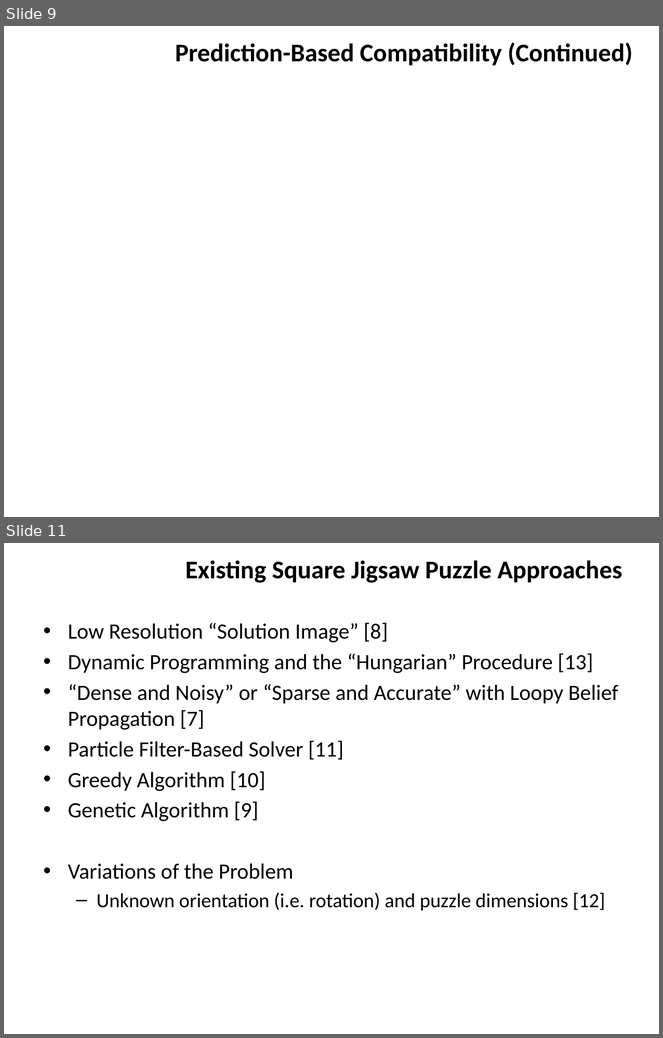
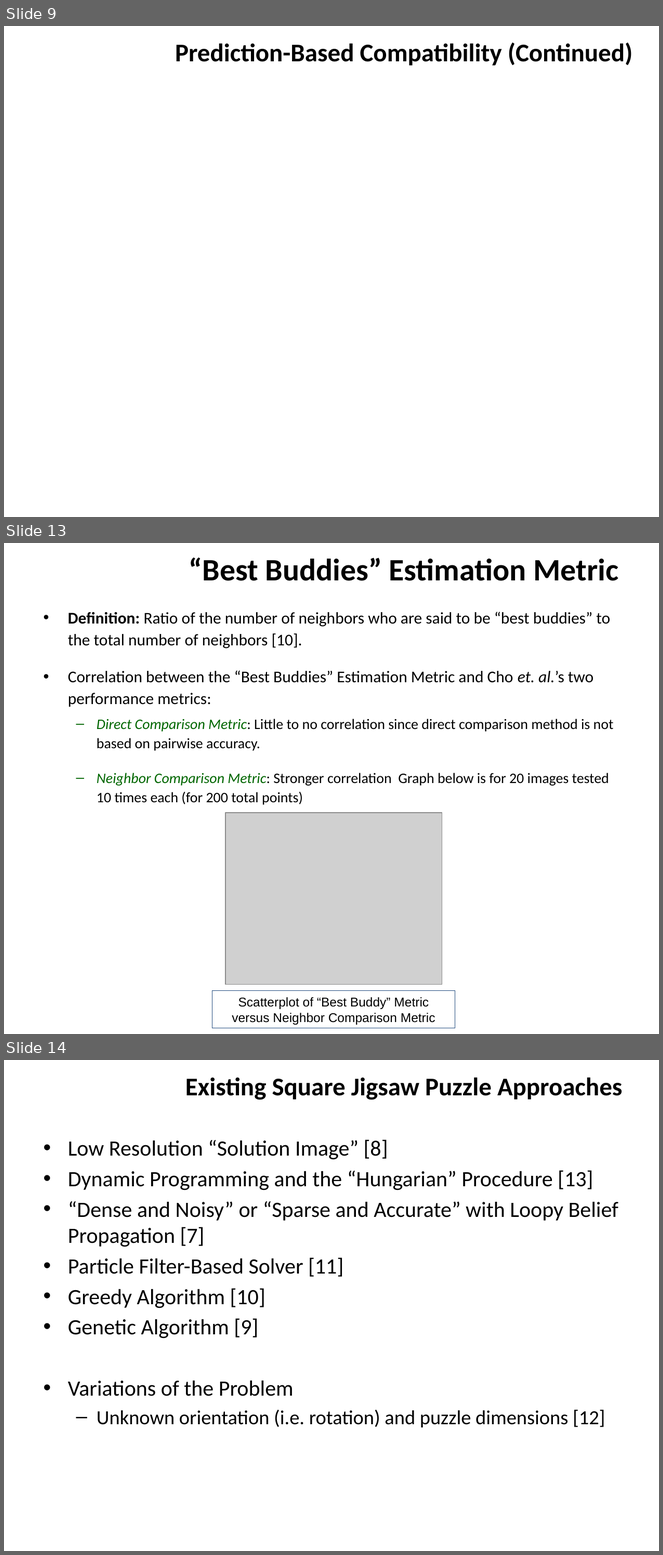
Before and after one commit to ZaydH/sjsu_thesis, a slide deck: Papers/Zayd_Hammoudeh_-_Square_Jigsaw_Puzzle_Problem_Literature_Review.pptx. Shown one above the other, each under a label of ours: slides 9 and 11 before the commit, slides 9, 13 and 14 after it; the slides between them are not shown. The pictures are 663x1038 and 663x1555 pixels, drawn with LibreOffice and Linux fonts; fonts in the diff are those of the drawing; grey boxes stand for pictures; background and template pictures are left out. Boxes give left, top, right and bottom in pixels: in the first picture for what was removed or moved away, otherwise in the second. Text is boxed around its words. In the diff, an @@ line names an element or a change of style, - is before the commit and + after.

Commit message:
Another incremental update of the literature review.  Including a new image to the file as well as a cleanup of the patch histogram image.

```diff
--- a/Papers/Zayd_Hammoudeh_-_Square_Jigsaw_Puzzle_Problem_Literature_Review.pptx
+++ b/Papers/Zayd_Hammoudeh_-_Square_Jigsaw_Puzzle_Problem_Literature_Review.pptx
@@ slide 13 added at (4, 543, 659, 1034), background #FFFFFF @@
@@ title added at (189, 558, 619, 581), 34.2 pt, text #000000, bold @@
+“Best Buddies” Estimation Metric
@@ text added at (68, 612, 614, 805), 16 pt, text #000000 @@
+• Definition: Ratio of the number of neighbors who are said to be “best buddies” to the total number of neighbors [10].
+• Correlation between the “Best Buddies” Estimation Metric and Cho et. al.’s two performance metrics:
+  – Direct Comparison Metric: Little to no correlation since direct comparison method is not based on pairwise accuracy.
+  – Neighbor Comparison Metric: Stronger correlation Graph below is for 20 images tested 10 times each (for 200 total points)
@@ picture added at (226, 813, 442, 985) @@
@@ rectangle added at (213, 991, 455, 1029), outline #1F497D 0.75 pt, 14 pt, text #000000 @@
+Scatterplot of “Best Buddy” Metric versus Neighbor Comparison Metric
@@ what was slide 11 is now slide 14 @@
```
Also in this commit, not shown: 5 slides changed, 1 other slide added, 2 other files.
